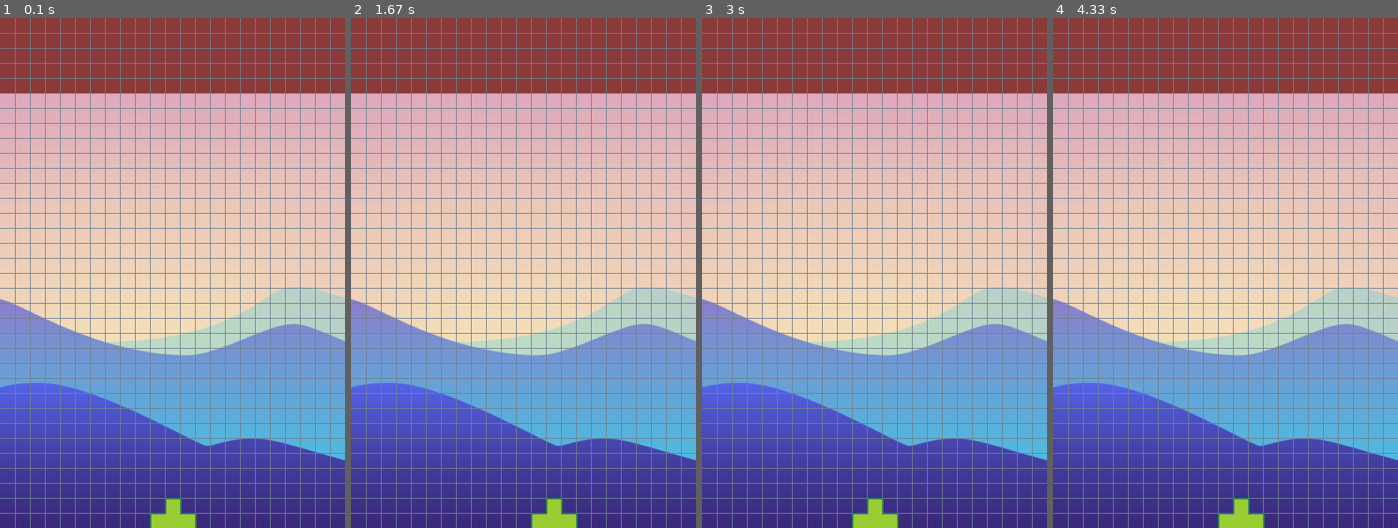
Above: before the commit, frames 1-4 (left to right).
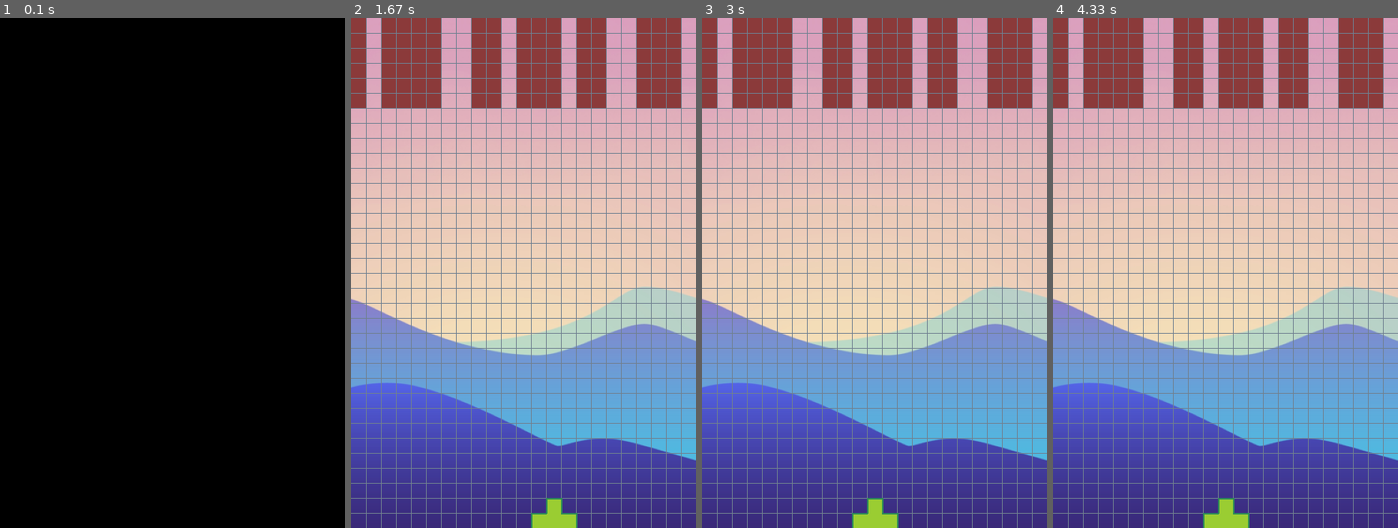
Above: after the commit, the same moments.

Repository: infProgram/inf371_spring2022-Pieces-Ho
Game: pygame game, started from peronalProject/bubbleDefense.py
The game is run twice, just before and just after one commit, with the same random seed, the same clock (stepped at 60 frames per second) and the same inputs.
Inputs:
- Up to frame 1 (0.1 s): no input
- Up to frame 2 (1.67 s): hold D 0.33-0.8 s; hold W 0.83-1.13 s; hold D 1.17-1.63 s
- Up to frame 3 (3 s): hold A 1.67-2.2 s; hold A 2.23-2.63 s
- Up to frame 4 (4.33 s): hold D 3.07-3.7 s; hold A 3.73-4.2 s; hold D from 4.23 s (still down)

The runs differ from the first frame. In frame 1, 100% of the frame differs, in the area x 0-100%, y 0-100%; in frame 2, 6.4%; in frame 3, 6.4%; in frame 4, 7.0%.

Commit message:
make the wall but still problem

Diff:
--- a/peronalProject/bubbleDefense.py
+++ b/peronalProject/bubbleDefense.py
@@ -1,4 +1,4 @@
-import sys, pygame, time
+import sys, pygame, time, random
 pygame.init()
 # launcher class
 class launcher():
@@ -62,9 +62,15 @@
 class wall():
     def __init__(self) -> None:
         self.wallColour = (139,58,58)
+        list = range(0,460,20)
+        self.positions = random.sample(list, 15)
+        # self.pos = random.randrange(0,460,20)
+        print(self.positions)
+
+
     def draw(self):     # 13 grids each line
-        for i in range(0,100,20):
-            for j in range(0,460,20):
+        for i in range(0,120,20):
+            for j in self.positions:
                 self.bullet = pygame.draw.rect(screen,self.wallColour,[j,i,20,20],0)
 
     def move(self):
@@ -80,6 +86,7 @@
 mylancher = launcher()
 mywall = wall()
 
+
 isRunning = True
 while isRunning:
   for event in pygame.event.get():
@@ -93,19 +100,19 @@
         if keyPressed[pygame.K_a]: mylancher.move('A')
         if keyPressed[pygame.K_d]: mylancher.move('D')
   screen.blit(backgroundPic,(0,0))
-#   for i in range(20,441,20): pygame.draw.line(screen,(112,128,144),[i,0],[i,680],1) # Draw xy lines
-#   for i in range(20,681,20): pygame.draw.line(screen,(112,128,144),[0,i],[460,i],1)
 
 
-#   if  mylancher.bullety >0:
-#      mylancher.bulletFly()
+
+
   mywall.draw()
 
   for i in range(20,441,20): pygame.draw.line(screen,(112,128,144),[i,0],[i,680],1) # Draw xy lines
   for i in range(20,681,20): pygame.draw.line(screen,(112,128,144),[0,i],[460,i],1)
 
   mylancher.draw()  # lancher without xy lines
+  #   if  mylancher.bullety >0:
+  #      mylancher.bulletFly()
 
 
-  time.sleep(0.01)
+  time.sleep(0.1)
   pygame.display.flip()  # 刷新整个界面显示
